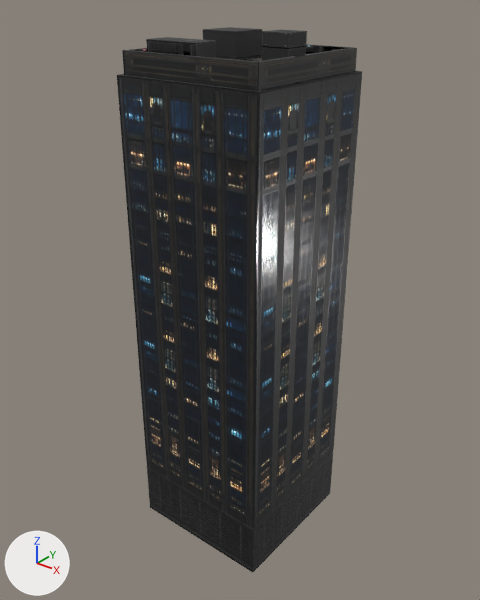
Renders of the glTF model public/assets/models/buildings/commercial/2026-commercial-building-12.glb from each side of a commit.
Before and after are seen from a camera (50 mm lens) standing at (105.5, -132.5, 155.5) and looking at (-0.7, 0.2, 73.2). The axes (+X, +Y, +Z) are drawn at lower left. The lights are the same throughout. The first picture is the older version. Where no turn or scale is listed for an object, it has been applied to the vertices. Vertices at exactly the same position are counted once.

The scene before the commit, as lines of its bpy script (objects in view):
```python
ob_2026_commercial_building_12 = bpy.data.objects.new('2026-commercial-building-12', me_cube_043)
ob_2026_commercial_building_12.location = (0.0, 0.0, 8.5)
```
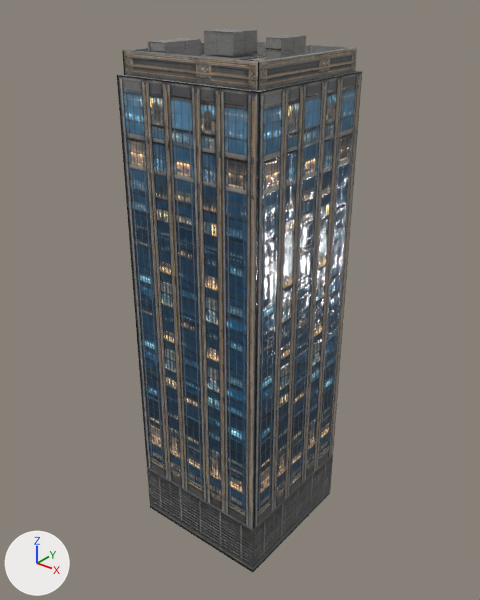
Boxes (x1, y1, x2, y2) around the edits, measured in the pictures (480 x 600 px; the box of a moved part takes in the faces that stretch with it):
'2026-commercial-building-12', surface changed, reshaped (lighter)
    before: (117, 27, 362, 572)
    after: (117, 28, 362, 572)
part 1 of me_cube_043, moved or reshaped
    before: (146, 37, 216, 58)
    after: (147, 38, 201, 56)
part 2 of me_cube_043, moved or reshaped
    before: (203, 27, 262, 58)
    after: (204, 28, 257, 56)
part 3 of me_cube_043, moved or reshaped
    before: (262, 30, 307, 61)
    after: (265, 35, 306, 60)

The change, as a list of edits to the scene's bpy script:
```text
Add img_cyberpunk_building_atlas3_normal:
    img_cyberpunk_building_atlas3_normal = load_image('cyberpunk-building-atlas3_normal', '_unpacked/cyberpunk-building-atlas3_normal', 1672, 941, 'Non-Color')
Add img_cyberpunk_building_atlas3_diffuse_bright:
    img_cyberpunk_building_atlas3_diffuse_bright = load_image('cyberpunk-building-atlas3_diffuse-bright', '_unpacked/cyberpunk-building-atlas3_diffuse-bright', 1672, 941, 'sRGB')
Change mat_2026_generated_cyberpunk_texture_3:
    where n3 = _N.new('ShaderNodeTexImage'); n3.name = 'Image Texture.001'
    n3.image: img_cyberpunk_building_atlas3_diffuse -> img_cyberpunk_building_atlas3_diffuse_bright
    add n7 = _N.new('ShaderNodeNormalMap'); n7.name = 'Normal Map'
    add n7.uv_map = 'UVMap'
    add n8 = _N.new('ShaderNodeTexImage'); n8.name = 'Image Texture.003'
    add n8.image = img_cyberpunk_building_atlas3_normal
    where n0 = _N.new('ShaderNodeBsdfPrincipled'); n0.name = 'Principled BSDF'
    add _L.new(n7.outputs[0], n0.inputs[5])  # 'Normal' to 'Normal'
    add _L.new(n8.outputs[0], n7.inputs[1])  # 'Color' to 'Color'
Change me_cube_043:
    used by ob_2026_commercial_building_12; location = (0.0, 0.0, 8.5)
    remove me_cube_043.from_pydata(...)  # 588 vertices, 1160 faces; spans x -21.2..21.2, y -21.2..21.2, z -8.5..135.4
    add me_cube_043.from_pydata(...)  # 588 vertices, 1160 faces; spans x -21.2..21.2, y -21.2..21.2, z -8.5..134.8
    me_cube_043 part 1: the loose piece of 8 vertices spanning x -15.9..-0.4, y -15.9..-8.9, z 129.3..134.0 is turned -89.5 degrees about the z axis through its middle and scaled by 0.804, then moved by (-4.4, 2.5, 0.0)
    me_cube_043 part 2: the loose piece of 8 vertices spanning x -15.7..-4.9, y 3.7..14.5, z 128.9..135.1 is scaled about its middle by 0.906, then moved by (-1.0, 0.5, 0.0)
    me_cube_043 part 3: the loose piece of 8 vertices spanning x 2.2..9.9, y 5.0..12.7, z 128.4..135.4 is scaled about its middle by (0.627, 1.32, 0.757), then moved by (-0.8, 1.9, -0.5)
```
